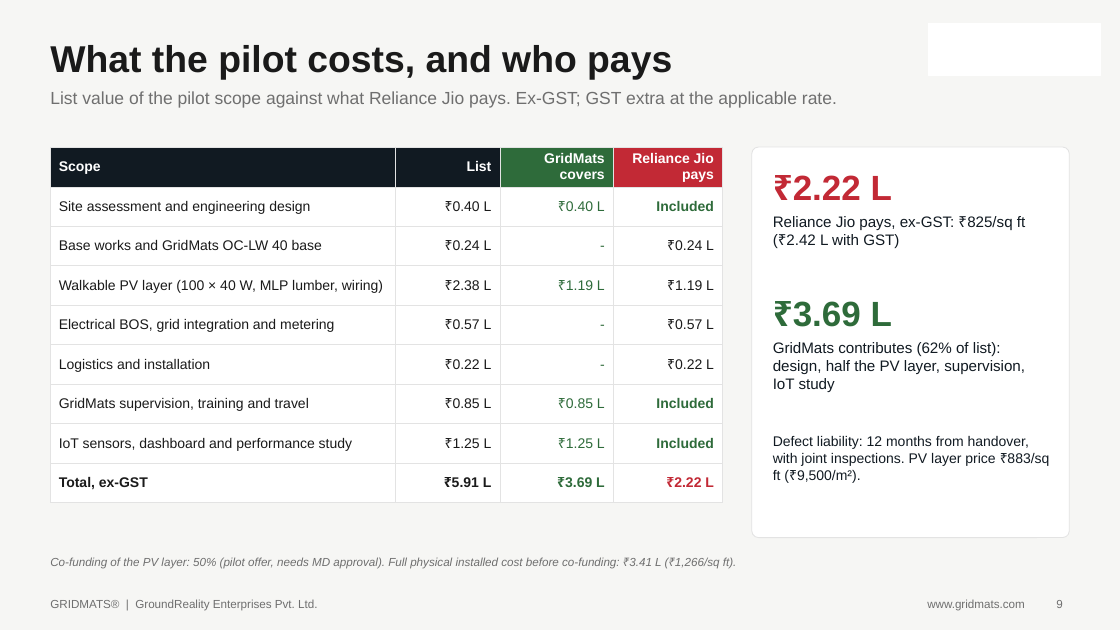
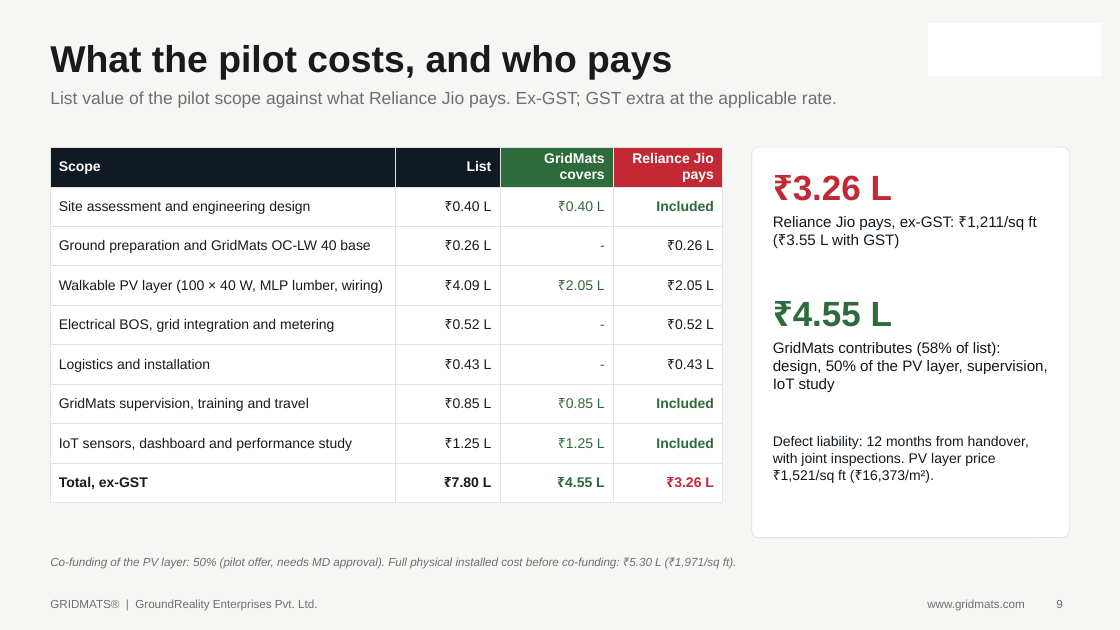
Before and after one commit to bprathap79/gridmats-monitor, a slide deck: slide 9 of solar-walkway-template/output/reliance-jio/GridMats_Solar_Walkway_Proposal_Reliance_Jio.pptx. Drawn at 1120x630 pixels with LibreOffice and Linux fonts; fonts in the diff are those of the drawing; background and template pictures are left out. Boxes give left, top, right and bottom in pixels: in the first picture for what was removed or moved away, otherwise in the second. Text is boxed around its words. In the diff, an @@ line names an element or a change of style, - is before the commit and + after.

```diff
--- a/solar-walkway-template/output/reliance-jio/GridMats_Solar_Walkway_Proposal_Reliance_Jio.pptx
+++ b/solar-walkway-template/output/reliance-jio/GridMats_Solar_Walkway_Proposal_Reliance_Jio.pptx
@@ table at [50, 147, 723, 493] @@
-row 3: Base works and GridMats OC-LW 40 base | ₹0.24 L | - | ₹0.24 L
+row 3: Ground preparation and GridMats OC-LW 40 base | ₹0.26 L | - | ₹0.26 L
-row 4: Walkable PV layer (100 × 40 W, MLP lumber, wiring) | ₹2.38 L | ₹1.19 L | ₹1.19 L
+row 4: Walkable PV layer (100 × 40 W, MLP lumber, wiring) | ₹4.09 L | ₹2.05 L | ₹2.05 L
-row 5, column 2: ₹0.57 L
+row 5, column 2: ₹0.52 L
-row 5, column 4: ₹0.57 L
+row 5, column 4: ₹0.52 L
-row 6, column 2: ₹0.22 L
+row 6, column 2: ₹0.43 L
-row 6, column 4: ₹0.22 L
+row 6, column 4: ₹0.43 L
-row 9: Total, ex-GST | ₹5.91 L | ₹3.69 L | ₹2.22 L
+row 9: Total, ex-GST | ₹7.80 L | ₹4.55 L | ₹3.26 L
@@ text at [793, 175, 892, 201]: text changed @@
-₹2.22 L
+₹3.26 L
@@ text at [773, 216, 1036, 248]: text changed @@
-Reliance Jio pays, ex-GST: ₹825/sq ft (₹2.42 L with GST)
+Reliance Jio pays, ex-GST: ₹1,211/sq ft (₹3.55 L with GST)
@@ text at [793, 302, 892, 327]: text changed @@
-₹3.69 L
+₹4.55 L
@@ text at [773, 342, 1048, 392]: text changed @@
-GridMats contributes (62% of list): design, half the PV layer, supervision, IoT study
+GridMats contributes (58% of list): design, 50% of the PV layer, supervision, IoT study
@@ text at [773, 436, 1029, 483]: text changed @@
-Defect liability: 12 months from handover, with joint inspections. PV layer price ₹883/sq ft (₹9,500/m²).
+Defect liability: 12 months from handover, with joint inspections. PV layer price ₹1,521/sq ft (₹16,373/m²).
@@ text at [50, 557, 737, 569]: text changed @@
-Co-funding of the PV layer: 50% (pilot offer, needs MD approval). Full physical installed cost before co-funding: ₹3.41 L (₹1,266/sq ft).
+Co-funding of the PV layer: 50% (pilot offer, needs MD approval). Full physical installed cost before co-funding: ₹5.30 L (₹1,971/sq ft).
```
Also in this commit, not shown: 8 other slides changed, 9 other files.
